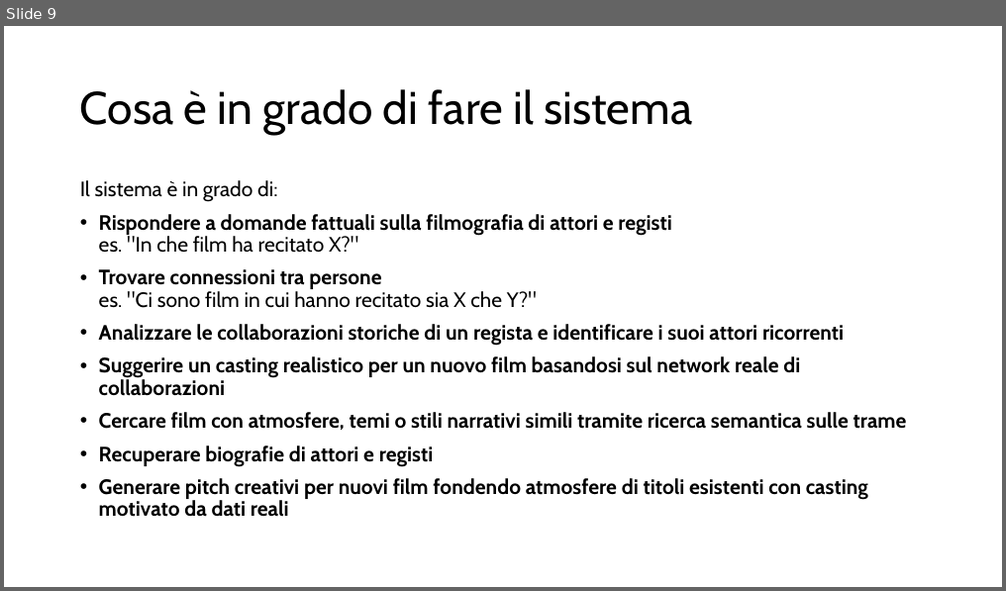
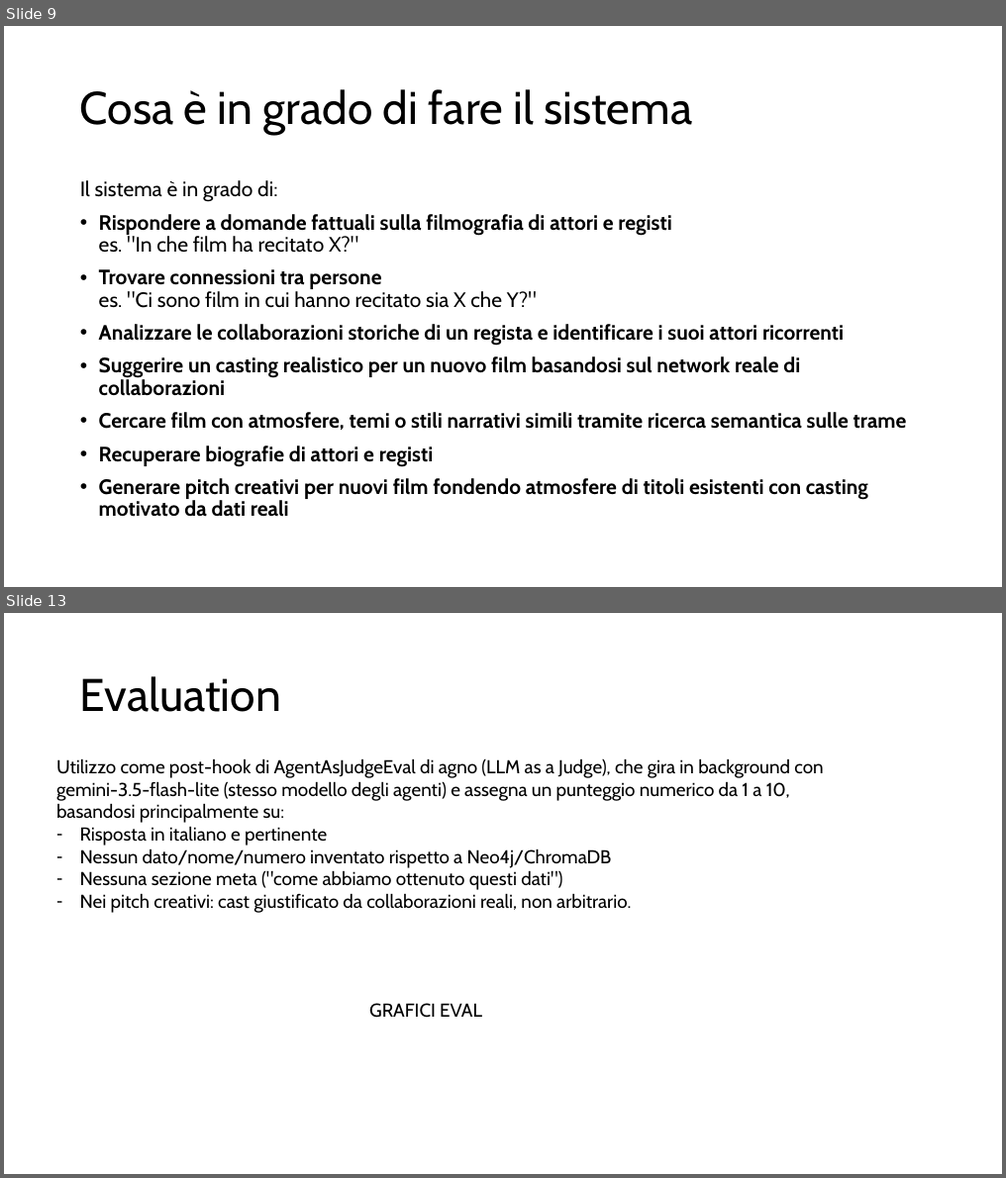
Before and after one commit to piermarone22/ProgettoAgenticAI-CinemaGraphRAG, a slide deck: Presentazione/Progetto_AgenticAI.pptx. Shown one above the other, each under a label of ours: slide 9 before the commit, slides 9 and 13 after it; the slides between them are not shown. The pictures are 1006x591 and 1006x1178 pixels, drawn with LibreOffice and Linux fonts; fonts in the diff are those of the drawing. Boxes give left, top, right and bottom in pixels: in the first picture for what was removed or moved away, otherwise in the second. Text is boxed around its words. In the diff, an @@ line names an element or a change of style, - is before the commit and + after.

```diff
--- a/Presentazione/Progetto_AgenticAI.pptx
+++ b/Presentazione/Progetto_AgenticAI.pptx
@@ slide 13 added at [4,613,1002,1174], background #FFFFFF @@
@@ title added at [80,676,281,712], 44 pt, text #000000 @@
+Evaluation
@@ text added at [56,759,823,913], 18 pt, text #000000 @@
+Utilizzo come post-hook di AgentAsJudgeEval di agno (LLM as a Judge), che gira in background con gemini-3.5-flash-lite (stesso modello degli agenti) e assegna un punteggio numerico da 1 a 10, basandosi principalmente su:
+– Risposta in italiano e pertinente
+– Nessun dato/nome/numero inventato rispetto a Neo4j/ChromaDB
+– Nessuna sezione meta ("come abbiamo ottenuto questi dati")
+– Nei pitch creativi: cast giustificato da collaborazioni reali, non arbitrario.
@@ text added at [369,1003,482,1018], 18 pt, text #000000 @@
+GRAFICI EVAL
```
Also in this commit, not shown: 3 slides changed, 5 other slides added, 3 slides removed, 10 other files.
